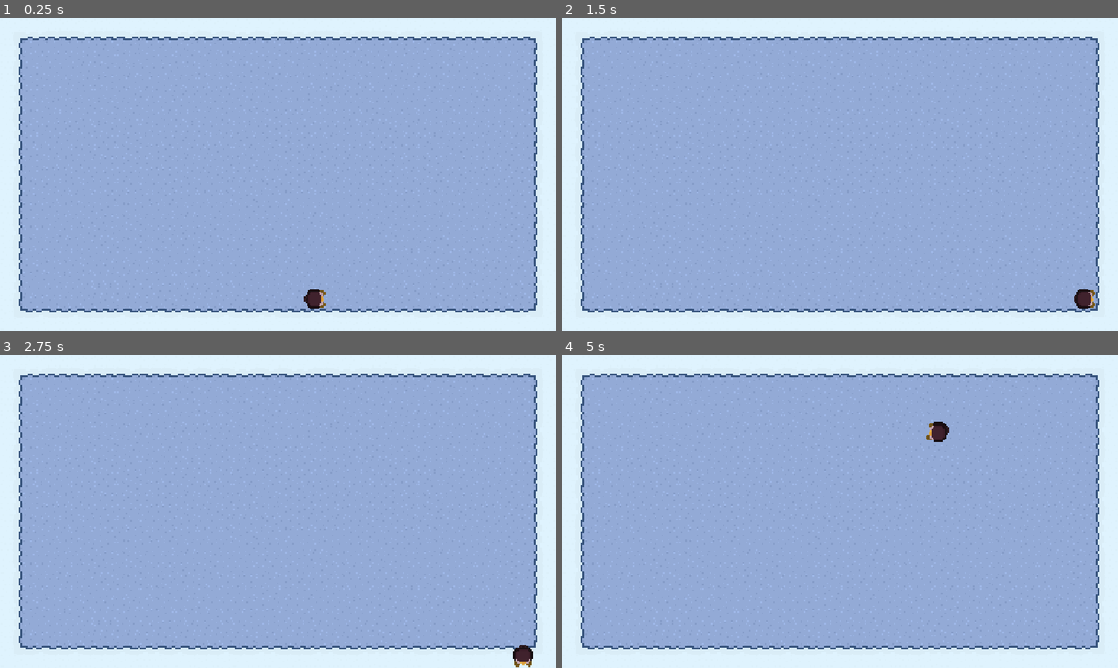
Above: before the commit, frames 1-4 (two rows, left to right).
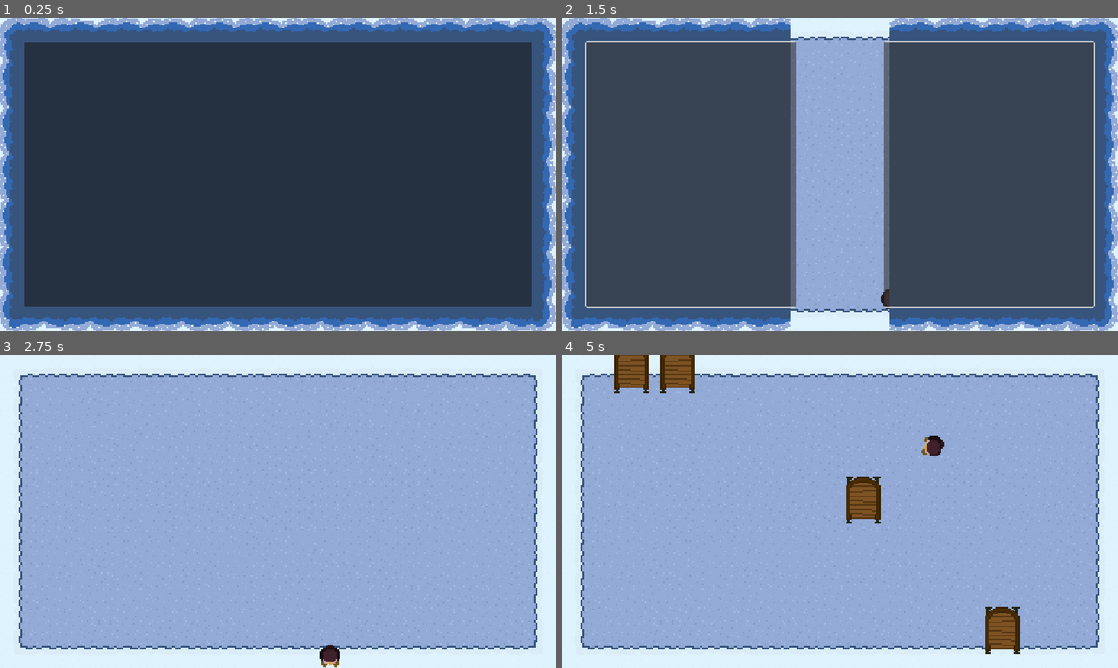
Above: after the commit, the same moments.

Repository: appellatebaton0/siege-9
Game: Godot game, scene res://scenes/main.tscn
The game is run twice, just before and just after one commit, with the same random seed, the same clock (stepped at 60 frames per second) and the same inputs.
Inputs (mouse positions are in pixels of both pictures, inside the frame that each line leads up to):
- Up to frame 1 (0.25 s): no input
- Up to frame 2 (1.5 s): tap Enter at 0.5 s; hold D (Right) 0.53-1.25 s; click (840, 174) at 1.27 s
- Up to frame 3 (2.75 s): hold S (Down) from 2.03 s (still down)
- Up to frame 4 (5 s): release S (Down) at 2.78 s; hold D (Right) 2.78-3.53 s; hold W (Up) 3.53-4.28 s; hold A (Left) from 4.28 s (still down)

The runs differ from the first frame. In frame 1, 97% of the frame differs, in the area x 0-100%, y 0-100%; in frame 2, 81%; in frame 3, 0.4%; in frame 4, 3.4%.

Commit message:
v0.12 - Sled
Made a basic sled texture; now to animate it.

Diff:
--- a/scenes/main.tscn
+++ b/scenes/main.tscn
@@ -1,5 +1,6 @@
-[gd_scene load_steps=26 format=4 uid="uid://cqw4kq2kcvxmh"]
-
+[gd_scene load_steps=27 format=4 uid="uid://cqw4kq2kcvxmh"]
+
+[ext_resource type="Texture2D" uid="uid://dogvfnhihaueh" path="res://assets/textures/start_screen.png" id="1_jyhfs"]
 [ext_resource type="Texture2D" uid="uid://55v4ed8ceg3g" path="res://assets/textures/tileset.png" id="1_tefeu"]
 [ext_resource type="Script" uid="uid://vgqiqi0jmilg" path="res://scripts/sled_spawner.gd" id="2_sugp2"]
 [ext_resource type="Script" uid="uid://uaiplua24ldp" path="res://scripts/player.gd" id="3_sugp2"]
@@ -304,7 +305,7 @@
 texture_filter = 1
 rotation = 1.5707964
 sprite_frames = SubResource("SpriteFrames_85g3d")
-frame_progress = 0.5497057
+frame_progress = 0.3508872
 
 [node name="END" type="Node" parent="Player"]
 script = ExtResource("5_tbgi4")
@@ -342,7 +343,6 @@
 shape = SubResource("RectangleShape2D_jyhfs")
 
 [node name="CanvasLayer" type="CanvasLayer" parent="."]
-visible = false
 
 [node name="Down" type="AudioStreamPlayer" parent="CanvasLayer"]
 
@@ -359,7 +359,8 @@
 grow_horizontal = 2
 grow_vertical = 2
 
-[node name="StartScreen" type="Panel" parent="CanvasLayer/Control"]
+[node name="StartScreen" type="TextureRect" parent="CanvasLayer/Control"]
+texture_filter = 1
 material = SubResource("ShaderMaterial_tbgi4")
 layout_mode = 1
 anchors_preset = 15
@@ -367,6 +368,7 @@
 anchor_bottom = 1.0
 grow_horizontal = 2
 grow_vertical = 2
+texture = ExtResource("1_jyhfs")
 
 [node name="MarginContainer" type="MarginContainer" parent="CanvasLayer/Control/StartScreen"]
 use_parent_material = true
@@ -387,8 +389,9 @@
 script = ExtResource("5_tbgi4")
 anim_name = "start"
 
-[node name="LoseScreen" type="Panel" parent="CanvasLayer/Control"]
+[node name="LoseScreen" type="TextureRect" parent="CanvasLayer/Control"]
 visible = false
+texture_filter = 1
 material = SubResource("ShaderMaterial_tefeu")
 layout_mode = 1
 anchors_preset = 15
@@ -396,6 +399,7 @@
 anchor_bottom = 1.0
 grow_horizontal = 2
 grow_vertical = 2
+texture = ExtResource("1_jyhfs")
 
 [node name="MarginContainer" type="MarginContainer" parent="CanvasLayer/Control/LoseScreen"]
 use_parent_material = true
--- a/scenes/sleds/sled1.tscn
+++ b/scenes/sleds/sled1.tscn
@@ -1,16 +1,7 @@
-[gd_scene load_steps=6 format=3 uid="uid://bm7u6difpdtrl"]
+[gd_scene load_steps=5 format=3 uid="uid://bm7u6difpdtrl"]
 
 [ext_resource type="Script" uid="uid://qftssbeyk3rq" path="res://scripts/sled.gd" id="1_4b3sv"]
-
-[sub_resource type="Gradient" id="Gradient_uvep4"]
-offsets = PackedFloat32Array(0, 0.72)
-colors = PackedColorArray(7.70092e-06, 0.9661593, 0.7985467, 1, 0.18846989, 0.07625737, 0.0021327457, 1)
-
-[sub_resource type="GradientTexture2D" id="GradientTexture2D_4b3sv"]
-gradient = SubResource("Gradient_uvep4")
-width = 24
-height = 32
-fill_to = Vector2(0, 1)
+[ext_resource type="Texture2D" uid="uid://pd6iow4m03rc" path="res://assets/textures/sled.png" id="2_1i3sy"]
 
 [sub_resource type="RectangleShape2D" id="RectangleShape2D_1i3sy"]
 size = Vector2(24, 32)
@@ -25,7 +16,8 @@
 script = ExtResource("1_4b3sv")
 
 [node name="Sprite2D" type="Sprite2D" parent="."]
-texture = SubResource("GradientTexture2D_4b3sv")
+texture_filter = 1
+texture = ExtResource("2_1i3sy")
 
 [node name="CollisionShape2D" type="CollisionShape2D" parent="."]
 shape = SubResource("RectangleShape2D_1i3sy")
Binary file added: assets/textures/sled.png
Not shown, added: assets/textures/sled.png.import
